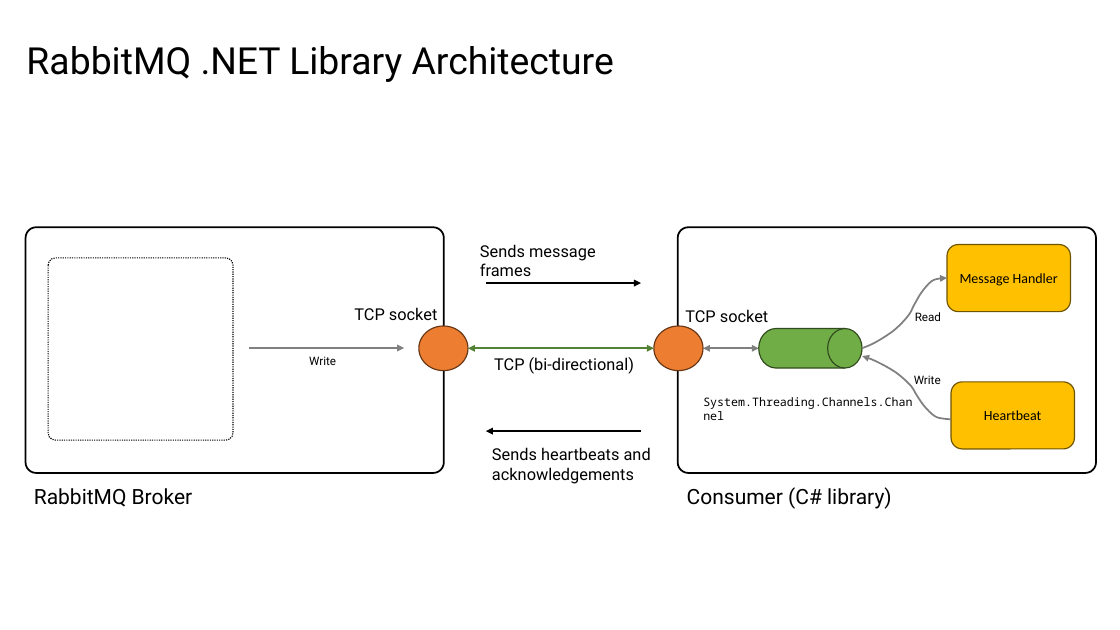
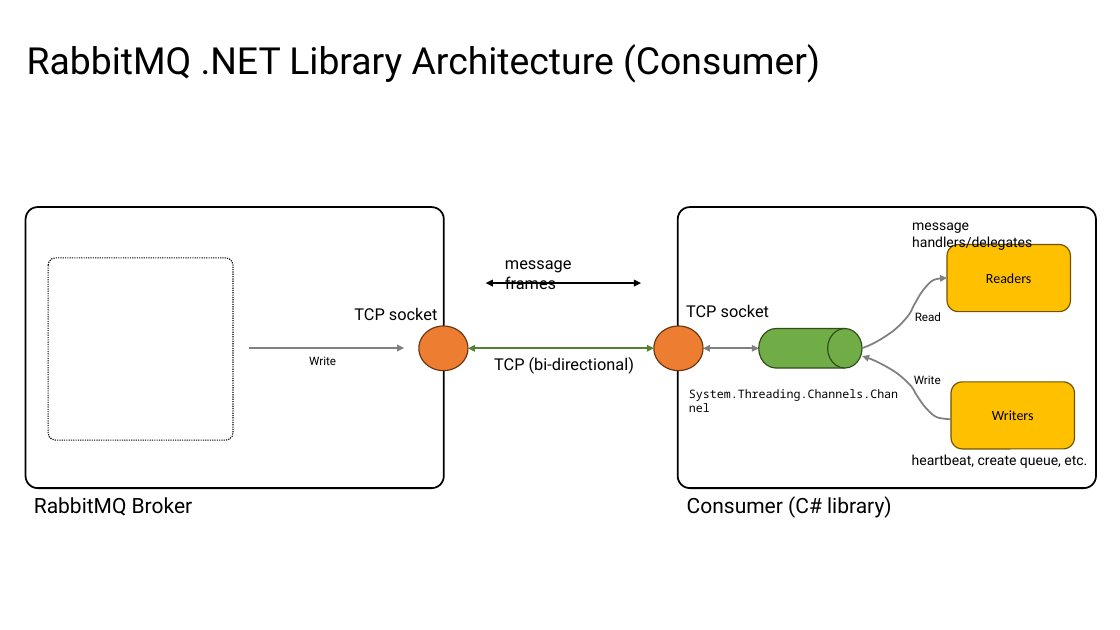
Before and after one commit to roblappcoupa/rabbitmq-presentation, a slide deck: slide 25 of Docs/RabbitMQ.pptx (slide 22 before the commit). Drawn at 1120x630 pixels with LibreOffice and Linux fonts; fonts in the diff are those of the drawing. Boxes give left, top, right and bottom in pixels: in the first picture for what was removed or moved away, otherwise in the second. Text is boxed around its words. In the diff, an @@ line names an element or a change of style, - is before the commit and + after.

```diff
--- a/Docs/RabbitMQ.pptx
+++ b/Docs/RabbitMQ.pptx
@@ text at [27,44,820,83]: text changed @@
-RabbitMQ .NET Library Architecture
+RabbitMQ .NET Library Architecture (Consumer)
@@ rounded rectangle: place and size @@
-rounded rectangle at [25,228,444,473]
+rounded rectangle at [25,208,444,489]
@@ rounded rectangle: place and size @@
-rounded rectangle at [678,228,1096,473]
+rounded rectangle at [678,208,1096,489]
@@ text added at [912,222,1032,251], 12 pt, text #000000 @@
+message handlers/delegates
@@ text at [505,260,572,289]: text changed @@
-Sends message frames
+message frames
@@ arrow (486, 283) - (641, 283): arrow to double arrow @@
@@ text "TCP socket" rewrapped from [685,309,768,328] to [686,304,769,317] @@
@@ text in rounded rectangle at [986,273,1031,283]: text changed @@
-Message Handler
+Readers
@@ text "System.Threading.Channels.Channel": place and size @@
-text "System.Threading.Channels.Channel" at [703,397,912,409]
+text "System.Threading.Channels.Channel" at [689,389,898,401]
@@ text in rounded rectangle at [992,410,1034,420]: text changed @@
-Heartbeat
+Writers
@@ arrow removed from (641, 431) to (486, 431) @@
@@ text removed at [492,447,651,484] @@
-Sends heartbeats and acknowledgements
@@ text added at [912,454,1087,468], 12 pt, text #000000 @@
+heartbeat, create queue, etc.
@@ text "RabbitMQ Broker": place and size @@
-text "RabbitMQ Broker" at [34,488,193,507]
+text "RabbitMQ Broker" at [34,497,193,516]
@@ text "Consumer (C# library)": place and size @@
-text "Consumer (C# library)" at [687,487,892,509]
+text "Consumer (C# library)" at [687,496,892,518]
```
Also in this commit, not shown: 14 other slides changed, 3 slides added, 1 other file.
